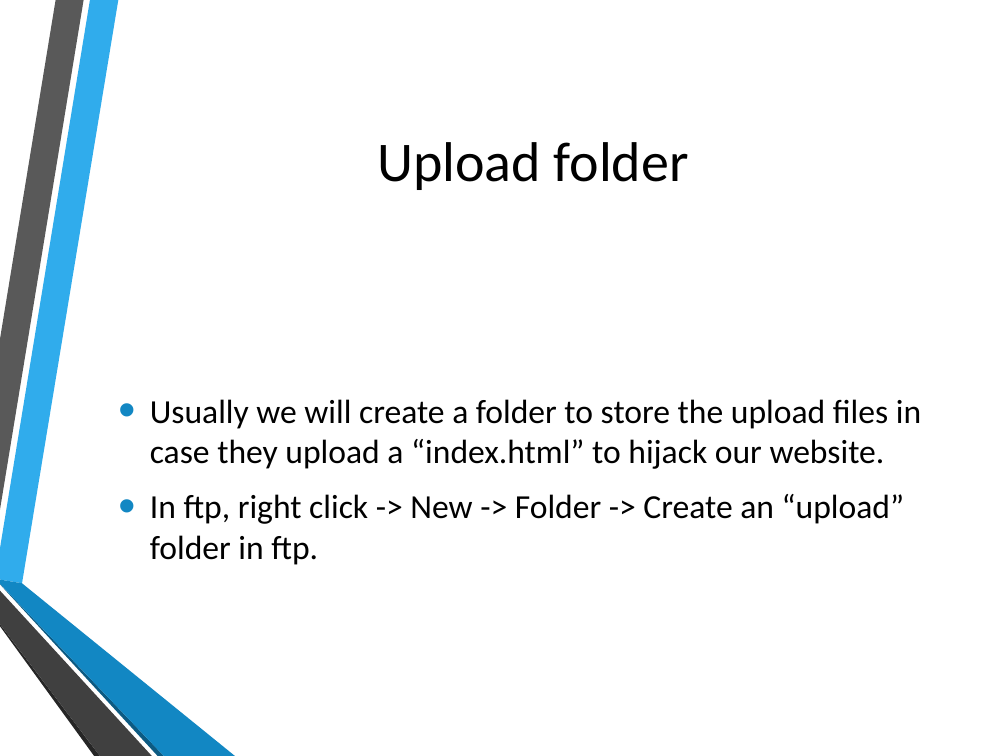
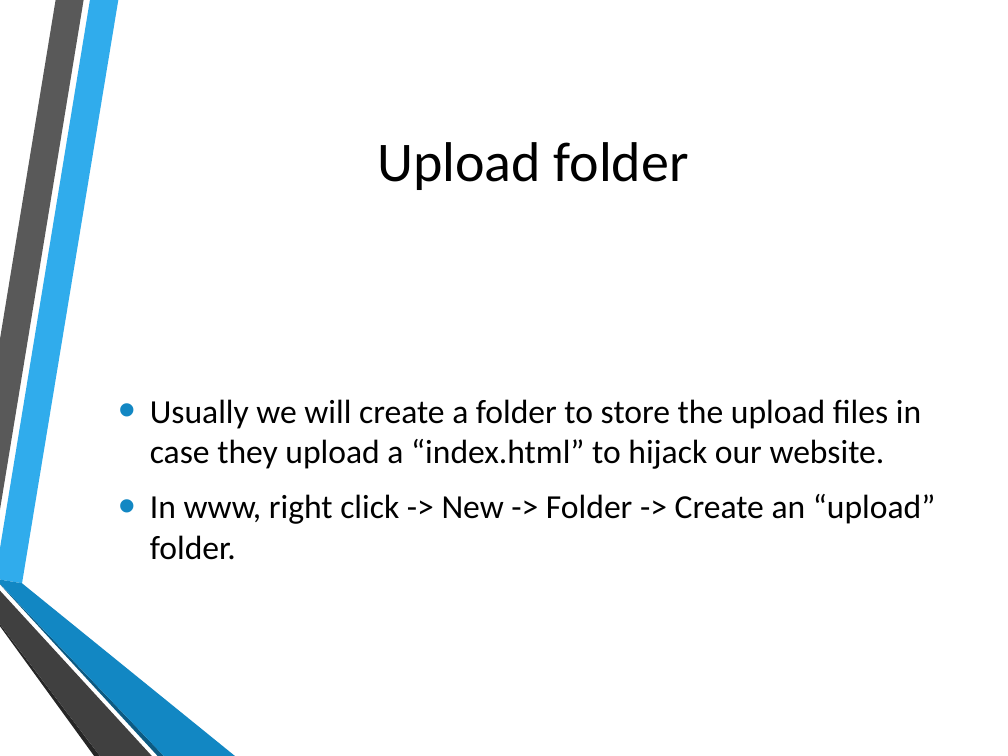
Before and after one commit to hatted/fevaworks-php, a slide deck: slide 17 of php-fw6/lesson6.pptx. Drawn at 1008x756 pixels with LibreOffice and Linux fonts; fonts in the diff are those of the drawing; background and template pictures are left out. Boxes give left, top, right and bottom in pixels: in the first picture for what was removed or moved away, otherwise in the second. Text is boxed around its words. In the diff, an @@ line names an element or a change of style, - is before the commit and + after.

```diff
--- a/php-fw6/lesson6.pptx
+++ b/php-fw6/lesson6.pptx
@@ text at (150,494,936,560): text changed @@
-• In ftp, right click -> New -> Folder -> Create an “upload” folder in ftp.
+• In www, right click -> New -> Folder -> Create an “upload” folder.
```
Also in this commit, not shown: 3 other slides changed, 4 slides added, 1 slide removed, 15 other files.
